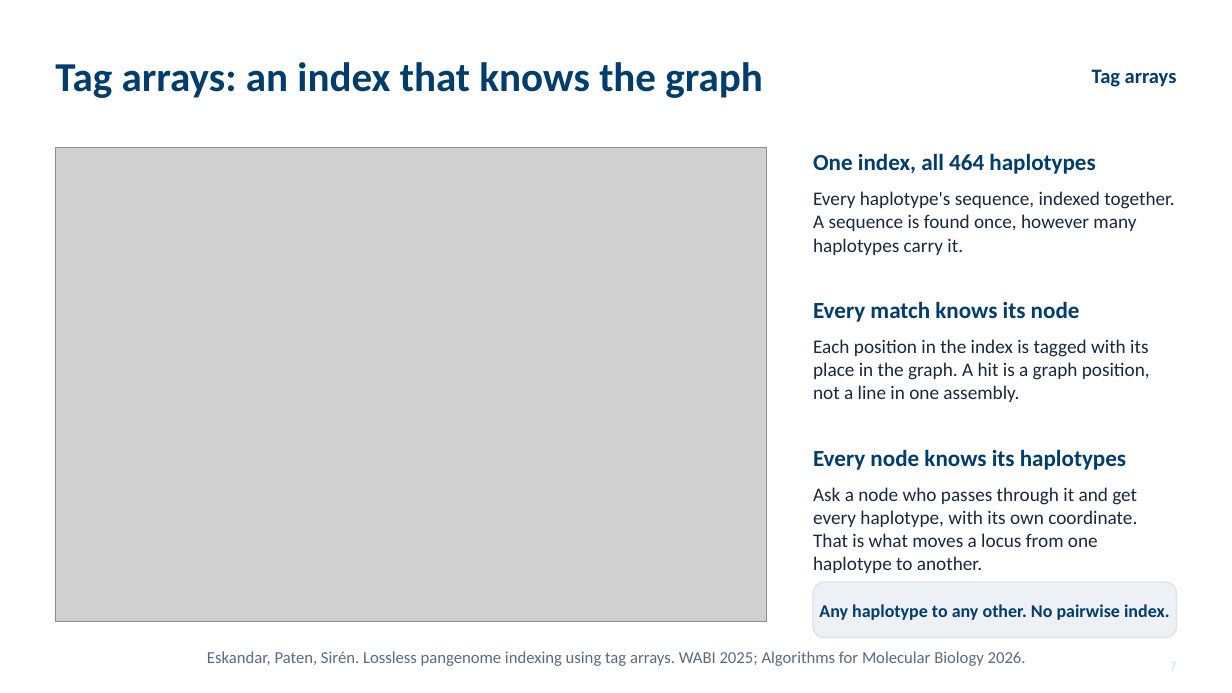
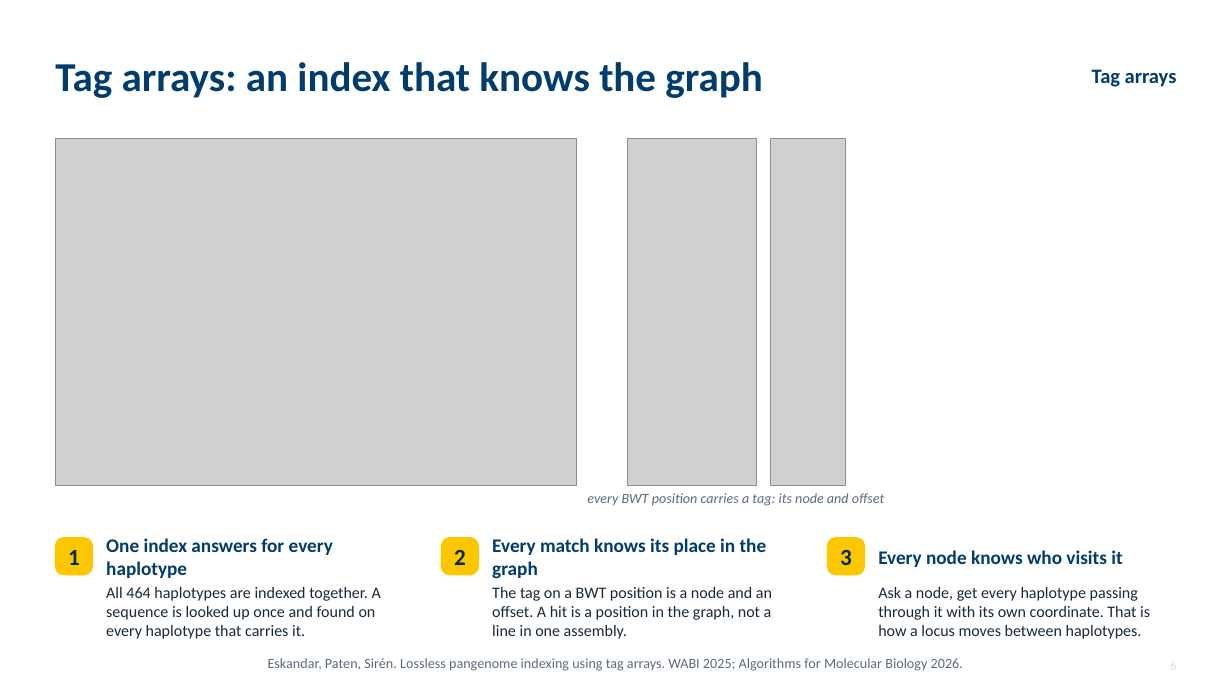
Before and after one commit to parsaeskandar/hprc_2026_poster, a slide deck: slide 6 of talk/HPRC2026_talk.pptx (slide 7 before the commit). Drawn at 1232x693 pixels with LibreOffice and Linux fonts; fonts in the diff are those of the drawing; grey boxes stand for pictures. Boxes give left, top, right and bottom in pixels: in the first picture for what was removed or moved away, otherwise in the second. Text is boxed around its words. In the diff, an @@ line names an element or a change of style, - is before the commit and + after.

Commit message:
Talk: drop the indexing trade-off slide; tag-array slide shows BWT and tag columns with three plain points

```diff
--- a/talk/HPRC2026_talk.pptx
+++ b/talk/HPRC2026_talk.pptx
@@ picture: place and size @@
-picture at (55,148,767,621)
+picture at (55,139,577,485)
@@ picture added at (628,139,758,485) @@
@@ picture added at (771,139,846,485) @@
@@ text removed at (813,153,1095,174) @@
-One index, all 464 haplotypes
@@ text removed at (813,191,1174,255) @@
-Every haplotype's sequence, indexed together. A sequence is found once, however many haplotypes carry it.
@@ text removed at (813,339,1150,402) @@
-Each position in the index is tagged with its place in the graph. A hit is a graph position, not a line in one assembly.
@@ text at (587,493,884,506): text changed; size 18 to 11 pt; text colour #003C6C to #5B6B7C; bold off; italic on @@
-Every match knows its node
+every BWT position carries a tag: its node and offset
@@ rounded rectangle added at (55,538,92,575), fill #FDC700, outline #FDC700 1 pt @@
@@ text added at (106,538,333,578), 15 pt, text #003C6C, bold @@
+One index answers for every haplotype
@@ rounded rectangle added at (442,538,479,575), fill #FDC700, outline #FDC700 1 pt @@
@@ text added at (492,538,767,579), 15 pt, text #003C6C, bold @@
+Every match knows its place in the graph
@@ rounded rectangle added at (828,538,865,575), fill #FDC700, outline #FDC700 1 pt @@
@@ text "Every node knows who visits ..." at (878,550,1122,567): vertical alignment top to middle @@
@@ text added at (68,550,80,565), 18 pt, text #06294A, bold @@
+1
@@ text added at (454,550,466,565), 18 pt, text #06294A, bold @@
+2
@@ text added at (840,550,852,565), 18 pt, text #06294A, bold @@
+3
@@ text at (878,550,1122,567): text changed; size 18 to 15 pt @@
-Every node knows its haplotypes
+Every node knows who visits it
@@ text added at (106,587,381,639), 12.5 pt, text #18293B @@
+All 464 haplotypes are indexed together. A sequence is looked up once and found on every haplotype that carries it.
@@ text added at (492,587,772,639), 12.5 pt, text #18293B @@
+The tag on a BWT position is a node and an offset. A hit is a position in the graph, not a line in one assembly.
@@ rounded rectangle removed at (813,582,1177,638) @@
@@ text at (878,587,1150,639): text changed; size 15 to 12.5 pt @@
-Ask a node who passes through it and get every haplotype, with its own coordinate. That is what moves a locus from one haplotype to another.
+Ask a node, get every haplotype passing through it with its own coordinate. That is how a locus moves between haplotypes.
@@ text removed at (819,604,1170,620) @@
-Any haplotype to any other. No pairwise index.
@@ text "Eskandar, Paten, Sirén. Lossless pangenome ...": place and size @@
-text "Eskandar, Paten, Sirén. Lossless pangenome ..." at (207,651,1026,666)
+text "Eskandar, Paten, Sirén. Lossless pangenome ..." at (268,658,963,671)
@@ text "Eskandar, Paten, Sirén. Lossless pangenome ..." at (268,658,963,671): size 13 to 11 pt @@
```
Also in this commit, not shown: 18 other slides changed, 1 slide removed, 5 other files.
